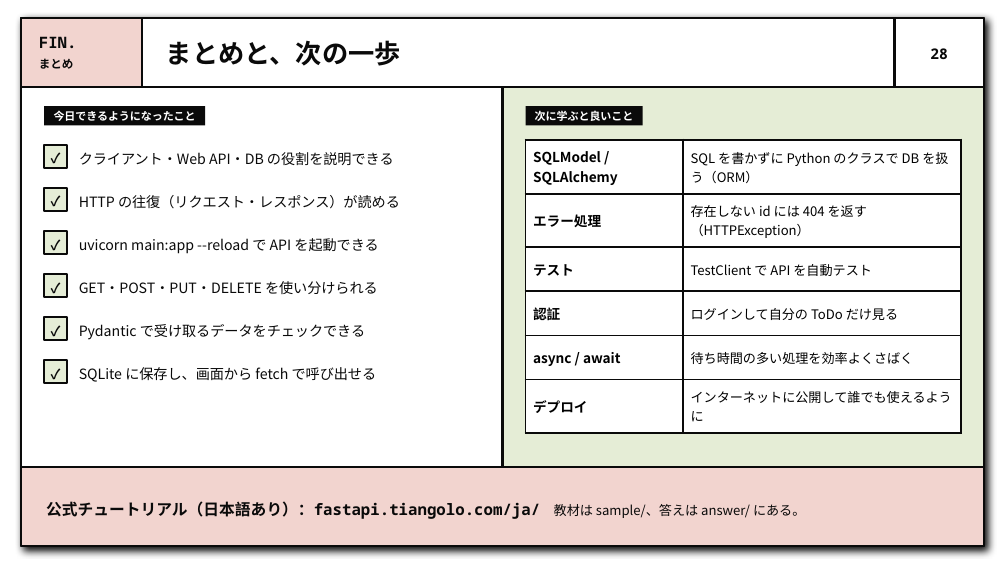
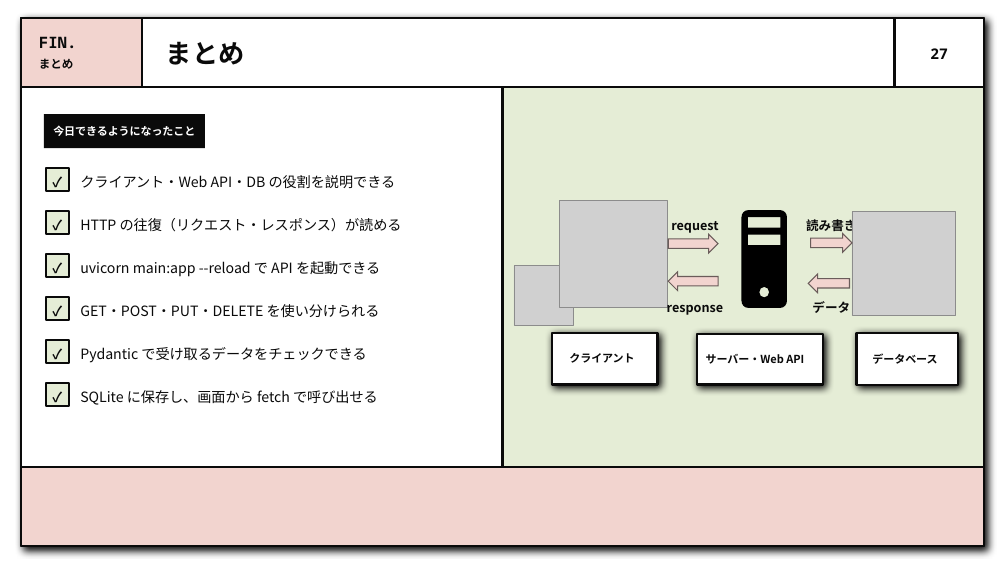
Before and after one commit to Luca-blue/study-fast-api, a slide deck: slide 27 of slides/fastapi-intro.pptx (slide 28 before the commit). Drawn at 1008x567 pixels with LibreOffice and Linux fonts; fonts in the diff are those of the drawing; grey boxes stand for pictures. Boxes give left, top, right and bottom in pixels: in the first picture for what was removed or moved away, otherwise in the second. Text is boxed around its words. In the diff, an @@ line names an element or a change of style, - is before the commit and + after.

Commit message:
docs(slides): add new deck and pdf, move previous deck to legacy

```diff
--- a/slides/fastapi-intro.pptx
+++ b/slides/fastapi-intro.pptx
@@ title at <box>166,41,245,65</box>: text changed @@
-まとめと、次の一歩
+まとめ
@@ page number at <box>930,48,948,59</box>: text changed @@
-28
+27
@@ rectangle "今日できるようになったこと": place and size @@
-rectangle "今日できるようになったこと" at <box>44,106,205,126</box>
+rectangle "今日できるようになったこと" at <box>44,114,205,148</box>
@@ rectangle removed at <box>526,106,643,126</box> @@
-次に学ぶと良いこと
@@ table removed at <box>526,140,960,426</box>, 6 rows, 2 columns @@
-SQLModel / SQLAlchemy | SQL を書かずに Python のクラスで DB を扱う（ORM）
-エラー処理 | 存在しない id には 404 を返す（HTTPException）
-テスト | TestClient で API を自動テスト
-認証 | ログインして自分の ToDo だけ見る
-async / await | 待ち時間の多い処理を効率よくさばく
-デプロイ | インターネットに公開して誰でも使えるように
@@ picture added at <box>560,200,667,308</box> @@
@@ right arrow added at <box>668,234,718,253</box>, fill #F2D4CF, outline #6A5D5B 1 pt @@
@@ text added at <box>671,221,718,234</box>, 12 pt, text #0A0A0A, bold @@
+request
@@ freeform shape added at <box>742,210,787,308</box>, fill #000000 @@
@@ text added at <box>806,217,856,234</box>, 12 pt, text #0A0A0A, bold @@
+読み書き
@@ right arrow added at <box>811,234,852,253</box>, fill #F2D4CF, outline #6A5D5B 1 pt @@
@@ picture added at <box>852,212,956,315</box> @@
@@ picture added at <box>514,266,574,326</box> @@
@@ text added at <box>667,299,723,315</box>, 12 pt, text #0A0A0A, bold @@
+response
@@ right arrow added at <box>668,272,718,291</box>, fill #F2D4CF, outline #6A5D5B 1 pt @@
@@ right arrow added at <box>808,274,850,293</box>, fill #F2D4CF, outline #6A5D5B 1 pt @@
@@ text added at <box>812,301,850,313</box>, 12 pt, text #0A0A0A, bold @@
+データ
@@ rectangle added at <box>552,333,658,385</box>, fill #FFFFFF, outline #0A0A0A 2.25 pt @@
@@ text added at <box>569,353,634,363</box>, 10.5 pt, text #0A0A0A, bold @@
+クライアント
@@ rectangle added at <box>697,334,823,385</box>, fill #FFFFFF, outline #0A0A0A 2.25 pt @@
@@ text added at <box>706,354,804,364</box>, 10.5 pt, text #0A0A0A, bold @@
+サーバー・Web API
@@ rectangle added at <box>857,333,958,385</box>, fill #FFFFFF, outline #0A0A0A 2.25 pt @@
@@ text added at <box>872,353,937,364</box>, 10.5 pt, text #0A0A0A, bold @@
+データベース
@@ 12 texts, 6 rectangles: place and size @@
-12 texts, 6 rectangles at <box>44,145,400,383</box>
+12 texts, 6 rectangles at <box>45,168,402,407</box>
@@ text removed at <box>46,501,805,519</box> @@
-公式チュートリアル（日本語あり）：fastapi.tiangolo.com/ja/ 教材は sample/、答えは answer/ にある。
```
Also in this commit, not shown: 25 other slides changed, 1 slide added, 7 other files.
